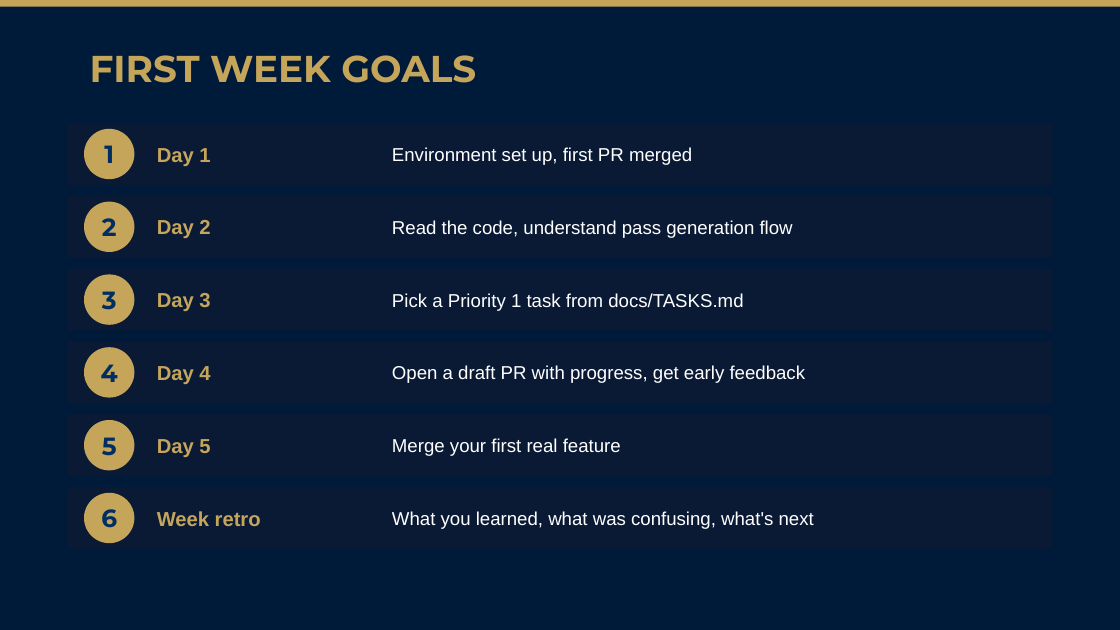
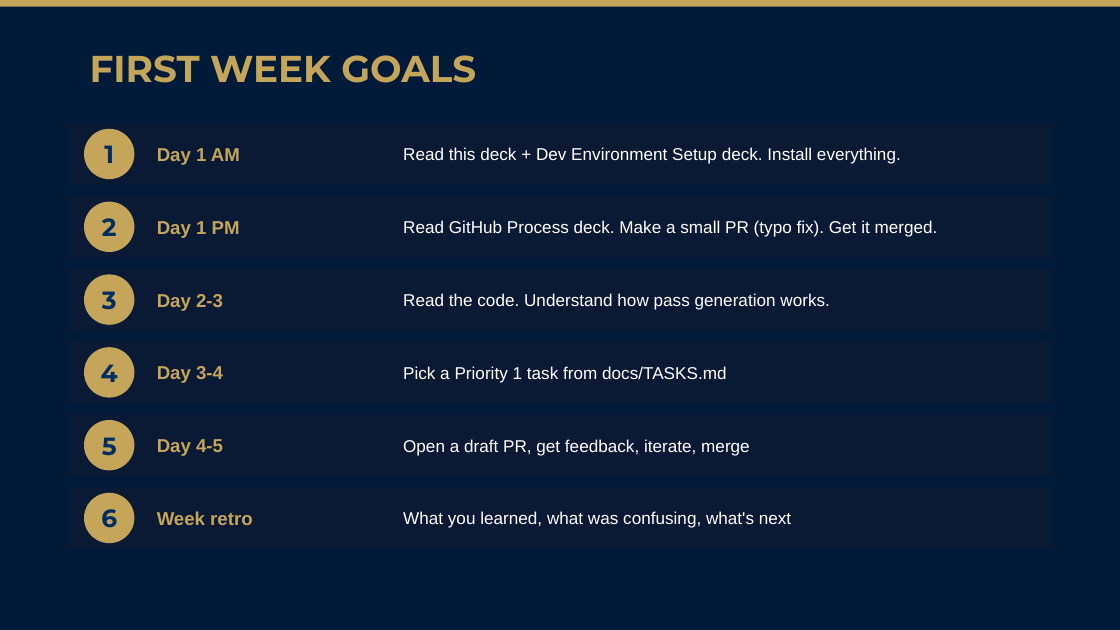
Before and after one commit to hoserR9/school-discount-pass, a slide deck: slide 7 of pitch/Del-Norte-Engineer-Onboarding.pptx. Drawn at 1120x630 pixels with LibreOffice and Linux fonts; fonts in the diff are those of the drawing. Boxes give left, top, right and bottom in pixels: in the first picture for what was removed or moved away, otherwise in the second. Text is boxed around its words. In the diff, an @@ line names an element or a change of style, - is before the commit and + after.

```diff
--- a/pitch/Del-Norte-Engineer-Onboarding.pptx
+++ b/pitch/Del-Norte-Engineer-Onboarding.pptx
@@ text at [157,148,240,165]: text changed; size 13 to 12 pt @@
-Day 1
+Day 1 AM
@@ text at [403,147,901,164]: text changed; size 12 to 11 pt @@
-Environment set up, first PR merged
+Read this deck + Dev Environment Setup deck. Install everything.
@@ text at [157,221,240,238]: text changed; size 13 to 12 pt @@
-Day 2
+Day 1 PM
@@ text at [403,220,938,237]: text changed; size 12 to 11 pt @@
-Read the code, understand pass generation flow
+Read GitHub Process deck. Make a small PR (typo fix). Get it merged.
@@ text at [157,294,223,311]: text changed; size 13 to 12 pt @@
-Day 3
+Day 2-3
@@ text added at [403,293,830,310], 11 pt, text #FFFFFF @@
+Read the code. Understand how pass generation works.
@@ text "Pick a Priority 1 task ..." at [403,366,726,383]: size 12 to 11 pt @@
@@ text "Pick a Priority 1 task ...": place and size @@
-text "Pick a Priority 1 task ..." at [392,293,743,311]
+text "Pick a Priority 1 task ..." at [403,366,726,383]
@@ text at [157,366,223,383]: text changed; size 13 to 12 pt @@
-Day 4
+Day 3-4
@@ text removed at [392,365,806,383] @@
-Open a draft PR with progress, get early feedback
@@ text at [157,439,223,456]: text changed; size 13 to 12 pt @@
-Day 5
+Day 4-5
@@ text at [403,439,750,456]: text changed; size 12 to 11 pt @@
-Merge your first real feature
+Open a draft PR, get feedback, iterate, merge
@@ text "Week retro" at [157,511,252,525]: size 13 to 12 pt @@
@@ text "What you learned, what was ...": place and size @@
-text "What you learned, what was ..." at [392,511,814,529]
+text "What you learned, what was ..." at [403,511,791,528]
@@ text "What you learned, what was ..." at [403,511,791,528]: size 12 to 11 pt @@
```
Also in this commit, not shown: 5 other slides changed, 1 slide added, 1 slide removed, 5 other files.
